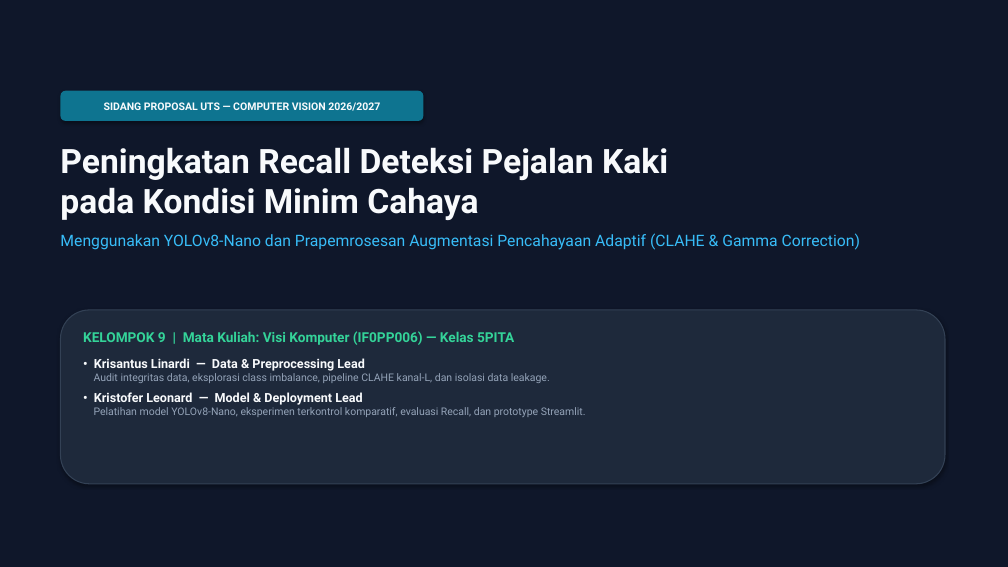
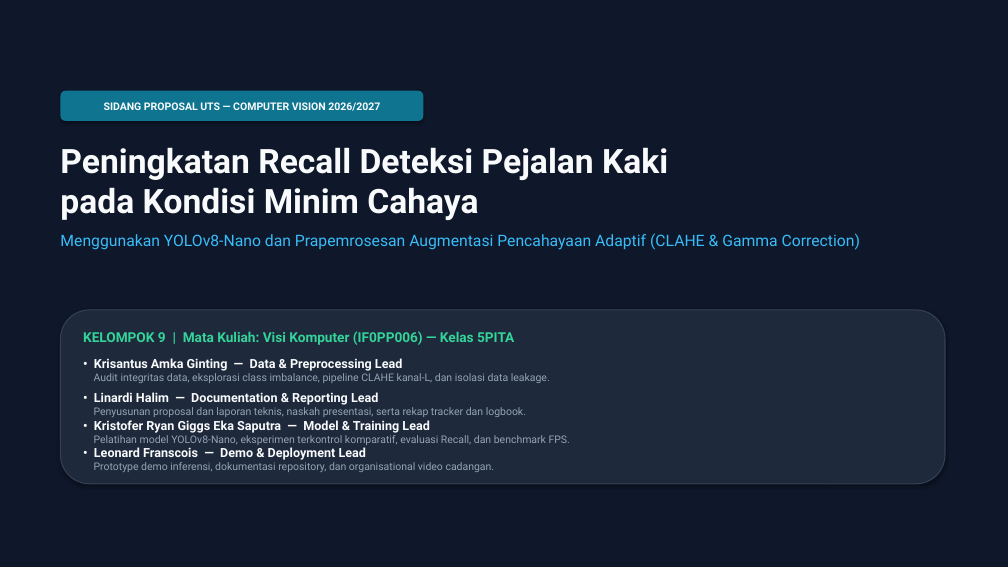
Before and after one commit to artstzyy780/comvis-project-kelompok-9, a slide deck: slide 1 of docs/proposal/K09_Sidang_Proposal_DeteksiPedestrianLowLight.pptx. Drawn at 1008x567 pixels with LibreOffice and Linux fonts; fonts in the diff are those of the drawing. Boxes give left, top, right and bottom in pixels: in the first picture for what was removed or moved away, otherwise in the second. Text is boxed around its words. In the diff, an @@ line names an element or a change of style, - is before the commit and + after.

Commit message:
perubahan amka

```diff
--- a/docs/proposal/K09_Sidang_Proposal_DeteksiPedestrianLowLight.pptx
+++ b/docs/proposal/K09_Sidang_Proposal_DeteksiPedestrianLowLight.pptx
@@ text at bbox=[94, 358, 402, 371]: text changed @@
-• Krisantus Linardi — Data & Preprocessing Lead
+• Krisantus Amka Ginting — Data & Preprocessing Lead
@@ text at bbox=[94, 392, 570, 472]: text changed @@
-• Kristofer Leonard — Model & Deployment Lead
-Pelatihan model YOLOv8-Nano, eksperimen terkontrol komparatif, evaluasi Recall, dan prototype Streamlit.
+• Linardi Halim — Documentation & Reporting Lead
+Penyusunan proposal dan laporan teknis, naskah presentasi, serta rekap tracker dan logbook.
+• Kristofer Ryan Giggs Eka Saputra — Model & Training Lead
+Pelatihan model YOLOv8-Nano, eksperimen terkontrol komparatif, evaluasi Recall, dan benchmark FPS.
+• Leonard Franscois — Demo & Deployment Lead
+Prototype demo inferensi, dokumentasi repository, dan organisational video cadangan.
```
Also in this commit, not shown: 2 other slides changed, 50 other files.
